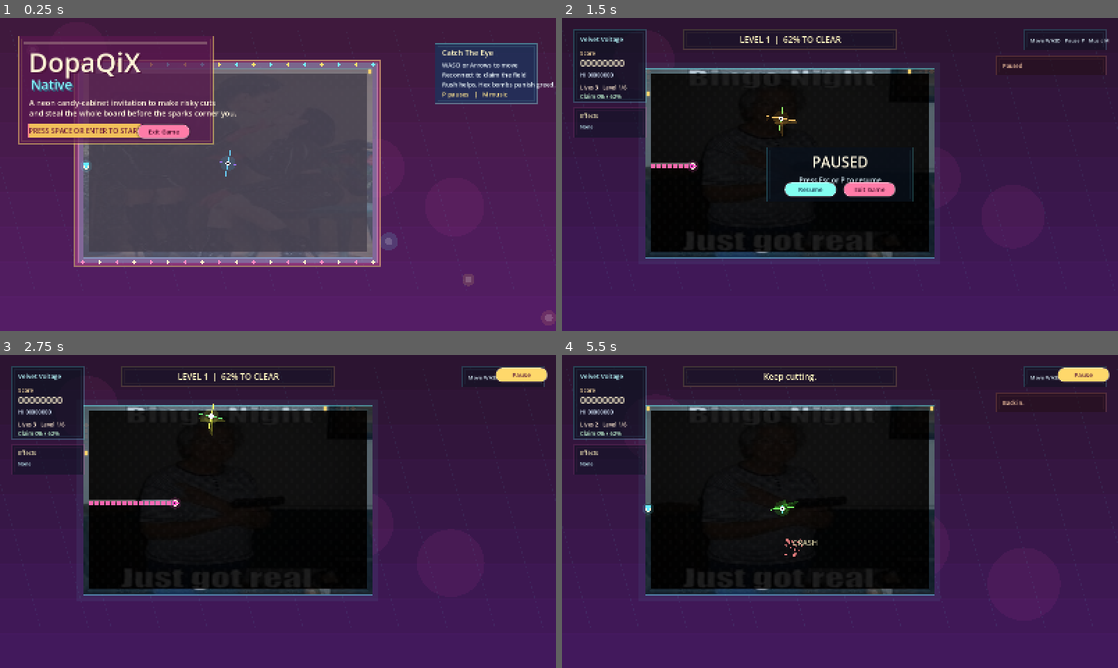
Above: before the commit, frames 1-4 (two rows, left to right).
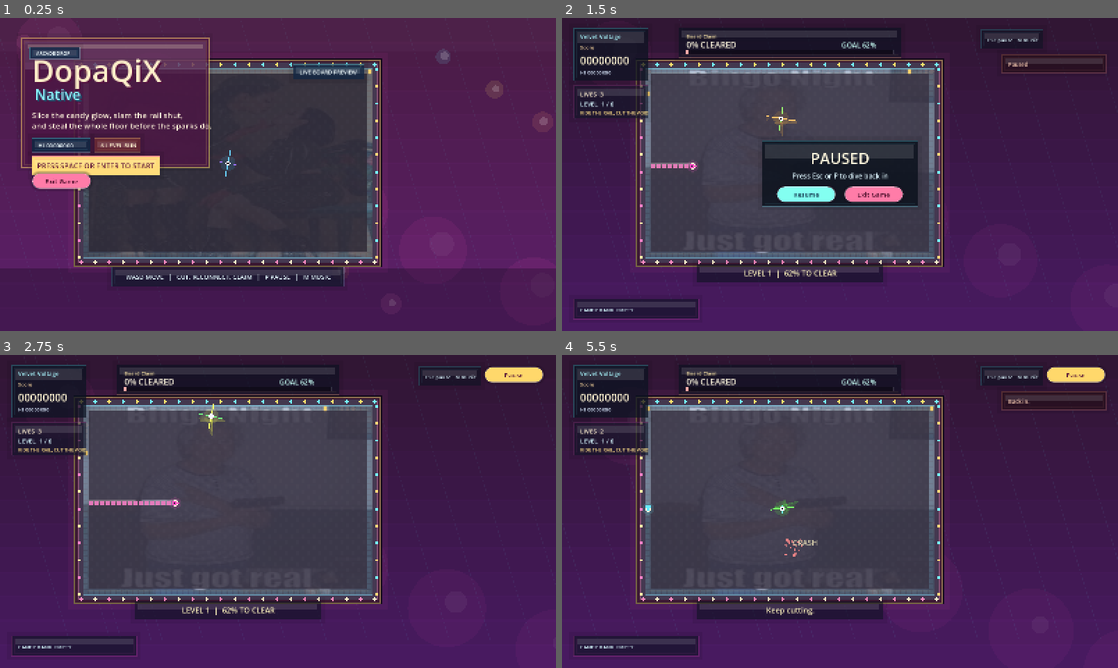
Above: after the commit, the same moments.

Repository: soolafsen/DopaQix
Game: Godot game, scene res://main.tscn
The game is run twice, just before and just after one commit, with the same random seed, the same clock (stepped at 60 frames per second) and the same inputs.
Inputs:
- Up to frame 1 (0.25 s): no input
- Up to frame 2 (1.5 s): tap Enter at 0.5 s; hold D (move_right) 0.53-1.25 s; tap Space (accept) at 0.6 s; click "Pause" at 1.25 s
- Up to frame 3 (2.75 s): click "Resume" at 2 s
- Up to frame 4 (5.5 s): hold S (move_down) 2.78-3.53 s; tap one key every 0.75 s from 2.85 s: M (toggle_music) Enter P Space (accept); hold D (move_right) 3.53-4.28 s; hold W (move_up) 4.28-5.03 s; hold A (move_left) from 5.03 s (still down)

The runs differ from the first frame. In frame 1, 23% of the frame differs, in the area x 0-100%, y 0-99%; in frame 2, 39%; in frame 3, 41%; in frame 4, 42%, in the area x 2-99%, y 3-97%.

Commit message:
feat(visuals): polish arcade presentation
Rework the native Godot presentation so the game reads like a candy arcade cabinet instead of a debug dashboard.

- rebuild the title screen around one stronger marquee and CTA
- restyle the board frame, backdrop, HUD, and modal overlays
- include the refreshed Windows ZIP artifact for branch-based download release

Diff:
--- a/scripts/game.gd
+++ b/scripts/game.gd
@@ -1193,8 +1193,8 @@
 func _make_ui_button(label: String, fill: Color, font_color: Color) -> Button:
 	var button := Button.new()
 	button.text = label
-	button.custom_minimum_size = Vector2(150.0, 42.0)
-	button.add_theme_font_size_override("font_size", 18)
+	button.custom_minimum_size = Vector2(170.0, 46.0)
+	button.add_theme_font_size_override("font_size", 19)
 	button.add_theme_color_override("font_color", font_color)
 	button.add_theme_color_override("font_hover_color", font_color)
 	button.add_theme_color_override("font_pressed_color", font_color)
@@ -1202,20 +1202,22 @@
 
 	var normal := StyleBoxFlat.new()
 	normal.bg_color = fill
-	normal.border_color = _with_alpha(Color.WHITE, 0.32)
+	normal.border_color = _with_alpha(Color.WHITE, 0.28)
 	normal.border_width_left = 2
 	normal.border_width_top = 2
 	normal.border_width_right = 2
 	normal.border_width_bottom = 2
-	normal.corner_radius_top_left = 18
-	normal.corner_radius_top_right = 18
-	normal.corner_radius_bottom_left = 18
-	normal.corner_radius_bottom_right = 18
-	normal.shadow_color = _with_alpha(Color("2b0d1b"), 0.32)
-	normal.shadow_size = 5
+	normal.corner_radius_top_left = 22
+	normal.corner_radius_top_right = 22
+	normal.corner_radius_bottom_left = 22
+	normal.corner_radius_bottom_right = 22
+	normal.shadow_color = _with_alpha(Color("18091b"), 0.4)
+	normal.shadow_size = 8
+	normal.content_margin_left = 18.0
+	normal.content_margin_right = 18.0
 
 	var hover := normal.duplicate()
-	hover.bg_color = fill.lightened(0.08)
+	hover.bg_color = fill.lightened(0.11)
 
 	var pressed := normal.duplicate()
 	pressed.bg_color = fill.darkened(0.08)
@@ -1229,19 +1231,19 @@
 
 func _layout_ui() -> void:
 	if pause_button != null:
-		pause_button.position = Vector2(size.x - 174.0, 36.0)
+		pause_button.position = Vector2(size.x - 206.0, 34.0)
 
 	if state_name == "title":
 		if exit_button != null:
-			exit_button.position = Vector2(396.0, 306.0)
+			exit_button.position = Vector2(92.0, 446.0)
 	elif state_name == "paused":
 		if resume_button != null:
-			resume_button.position = Vector2(size.x * 0.5 - 160.0, size.y * 0.5 + 22.0)
+			resume_button.position = Vector2(size.x * 0.5 - 182.0, size.y * 0.5 + 34.0)
 		if exit_button != null:
-			exit_button.position = Vector2(size.x * 0.5 + 10.0, size.y * 0.5 + 22.0)
+			exit_button.position = Vector2(size.x * 0.5 + 12.0, size.y * 0.5 + 34.0)
 	elif state_name == "game_over":
 		if exit_button != null:
-			exit_button.position = Vector2(size.x * 0.5 - 75.0, size.y * 0.5 + 82.0)
+			exit_button.position = Vector2(size.x * 0.5 - 85.0, size.y * 0.5 + 106.0)
 
 
 func _refresh_ui() -> void:
@@ -1289,37 +1291,38 @@
 func _draw_backdrop() -> void:
 	draw_rect(Rect2(Vector2.ZERO, size), _theme_color("bg_a"), true)
 	var title_mode := state_name == "title"
-	for band in range(10):
-		var t := float(band) / 9.0
+	for band in range(14):
+		var t := float(band) / 13.0
 		var y := lerpf(0.0, size.y, t)
-		var color := _theme_color("bg_a").lerp(_theme_color("bg_b"), t).lerp(_theme_color("bg_c"), 0.24 if title_mode else 0.16)
+		var color := _theme_color("bg_a").lerp(_theme_color("bg_b"), t).lerp(_theme_color("bg_c"), 0.28 if title_mode else 0.18)
 		color.a = 0.96
-		draw_rect(Rect2(Vector2(0.0, y), Vector2(size.x, size.y / 9.0 + 4.0)), color, true)
-
-	for blob in range(5):
-		var wobble := title_phase * (0.12 + blob * 0.028)
+		draw_rect(Rect2(Vector2(0.0, y), Vector2(size.x, size.y / 13.0 + 5.0)), color, true)
+
+	for blob in range(7):
+		var wobble := title_phase * (0.11 + blob * 0.024)
 		var center := Vector2(
-			220.0 + blob * 285.0 + sin(wobble * 1.4 + blob) * 64.0,
-			90.0 + fmod(blob * 112.0 + title_phase * 22.0, size.y + 180.0)
+			140.0 + blob * 235.0 + sin(wobble * 1.4 + blob) * 74.0,
+			72.0 + fmod(blob * 118.0 + title_phase * 24.0, size.y + 220.0)
 		)
 		var glow := _theme_color("bg_c")
-		glow.a = 0.07
-		draw_circle(center, 84.0 + sin(wobble) * 22.0, glow)
-
-	for stripe in range(14):
-		var offset := fmod(title_phase * 88.0 + stripe * 138.0, size.x + 260.0) - 130.0
+		glow.a = 0.08 if title_mode else 0.05
+		draw_circle(center, 96.0 + sin(wobble) * 28.0, glow)
+		draw_circle(center + Vector2(26.0, -18.0), 28.0 + cos(wobble * 1.6) * 7.0, _with_alpha(Color.WHITE, 0.045))
+
+	for stripe in range(18):
+		var offset := fmod(title_phase * 94.0 + stripe * 118.0, size.x + 320.0) - 160.0
 		var stripe_color := _theme_color("rail")
-		stripe_color.a = 0.06 + danger_level * 0.04
+		stripe_color.a = 0.05 + danger_level * 0.04
 		draw_line(
-			Vector2(offset, BOARD_RECT.position.y - 110.0),
-			Vector2(offset + 210.0, BOARD_RECT.end.y + 100.0),
+			Vector2(offset, BOARD_RECT.position.y - 150.0),
+			Vector2(offset + 250.0, BOARD_RECT.end.y + 128.0),
 			stripe_color,
-			1.5
+			1.8
 		)
 	if title_mode:
-		for candy in range(9):
-			var x := 90.0 + candy * 210.0 + sin(title_phase * 0.8 + candy) * 24.0
-			var y := 88.0 + fmod(110.0 * candy + title_phase * 18.0, size.y - 120.0)
+		for candy in range(12):
+			var x := 64.0 + candy * 134.0 + sin(title_phase * 0.9 + candy * 0.7) * 24.0
+			var y := 64.0 + fmod(94.0 * candy + title_phase * 22.0, size.y - 96.0)
 			var candy_palette: Array = [
 				Color("ff75c8"),
 				Color("6ff7ff"),
@@ -1327,28 +1330,42 @@
 				Color("ff9f68")
 			]
 			var candy_color: Color = candy_palette[candy % 4]
-			draw_circle(Vector2(x, y), 18.0 + (candy % 3) * 4.0, _with_alpha(candy_color, 0.14))
-			draw_circle(Vector2(x, y), 9.0 + (candy % 2) * 2.0, _with_alpha(Color.WHITE, 0.18))
+			draw_circle(Vector2(x, y), 22.0 + (candy % 3) * 4.0, _with_alpha(candy_color, 0.12))
+			draw_circle(Vector2(x + 3.0, y - 2.0), 10.0 + (candy % 2) * 2.0, _with_alpha(Color.WHITE, 0.17))
+		draw_rect(Rect2(Vector2(0.0, size.y - 180.0), Vector2(size.x, 180.0)), _with_alpha(Color("05070f"), 0.28), true)
+		draw_rect(Rect2(Vector2(0.0, 0.0), Vector2(size.x, 96.0)), _with_alpha(Color.WHITE, 0.025), true)
 
 
 func _draw_board() -> void:
 	var board := BOARD_RECT
-	var outer := board.grow(18.0)
-	draw_rect(_shift_rect(outer, camera_offset * 0.35), _with_alpha(_theme_color("rail"), 0.06), true)
-	draw_rect(_shift_rect(board, camera_offset * 0.2), _with_alpha(Color("04060d"), 0.82), true)
+	var frame := board.grow(28.0)
+	var outer := frame.grow(16.0)
+	draw_rect(_shift_rect(outer, camera_offset * 0.38), _with_alpha(_theme_color("bg_c"), 0.055), true)
+	draw_rect(_shift_rect(frame, camera_offset * 0.3), _with_alpha(Color("0e0817"), 0.92), true)
+	draw_rect(_shift_rect(board, camera_offset * 0.2), _with_alpha(Color("02040a"), 0.88), true)
 	if current_background != null:
-		draw_texture_rect(current_background, _shift_rect(board, camera_offset * 0.12), false, Color(1, 1, 1, 0.78))
+		var bg_alpha := 0.62 if state_name == "title" else 0.76
+		draw_texture_rect(current_background, _shift_rect(board, camera_offset * 0.12), false, Color(1, 1, 1, bg_alpha))
+
+	for scan in range(18):
+		var scan_y := board.position.y + 12.0 + scan * ((board.size.y - 24.0) / 17.0)
+		draw_rect(Rect2(Vector2(board.position.x + 8.0, scan_y), Vector2(board.size.x - 16.0, 2.0)), _with_alpha(Color.WHITE, 0.018), true)
 
 	for row in range(ROWS):
 		for col in range(COLS):
 			var rect: Rect2 = _shift_rect(_cell_rect(col, row), camera_offset * 0.24)
 			match grid[row][col]:
 				TILE_EMPTY:
-					draw_rect(rect, Color(0, 0, 0, 0.86), true)
+					var empty_color := Color("060912")
+					empty_color.a = 0.86
+					draw_rect(rect, empty_color, true)
 					if (col + row) % 2 == 0:
-						draw_rect(rect.grow(-3.0), Color(1, 1, 1, 0.015), true)
+						draw_rect(rect.grow(-3.0), Color(1, 1, 1, 0.018), true)
 				TILE_SAFE:
-					draw_rect(rect, _theme_color("claim_fill"), true)
+					var claim_color := _theme_color("claim_fill")
+					claim_color.a = max(claim_color.a, 0.18)
+					draw_rect(rect, claim_color, true)
+					draw_rect(rect.grow(-2.0), _with_alpha(_theme_color("rail"), 0.08), true)
 					draw_rect(rect.grow(-1.0), _with_alpha(_theme_color("rail"), 0.18), false, 1.0)
 				TILE_TRAIL:
 					var pulse := _trail_color()
@@ -1356,11 +1373,14 @@
 					draw_rect(rect.grow(-2.0), pulse, true)
 					draw_rect(rect.grow(-0.75), Color.WHITE, false, 1.0)
 
-	draw_rect(_shift_rect(board, camera_offset * 0.18), _with_alpha(_theme_color("rail"), 0.46), false, 3.0)
-	draw_rect(_shift_rect(board.grow(-12.0), camera_offset * 0.08), _with_alpha(_theme_color("rail"), 0.07), false, 2.0)
+	draw_rect(_shift_rect(board, camera_offset * 0.18), _with_alpha(_theme_color("rail"), 0.54), false, 3.0)
+	draw_rect(_shift_rect(board.grow(-12.0), camera_offset * 0.08), _with_alpha(_theme_color("trail_a"), 0.08), false, 2.0)
+	_draw_candy_frame(board)
 	if state_name == "title":
-		_draw_candy_frame(board)
-		draw_rect(board, Color(0, 0, 0, 0.22), true)
+		draw_rect(board, Color(0, 0, 0, 0.2), true)
+		var preview_tag := Rect2(Vector2(board.end.x - 228.0, board.position.y - 12.0), Vector2(204.0, 42.0))
+		_draw_panel(preview_tag, Color("132844", 0.82), _with_alpha(Color("8dfcff"), 0.32))
+		_draw_label(preview_tag.position + Vector2(18.0, 28.0), "LIVE BOARD PREVIEW", 16, Color("f2fdff"))
 
 
 func _draw_player() -> void:
@@ -1469,77 +1489,96 @@
 
 
 func _draw_hud() -> void:
-	var left_panel := Rect2(Vector2(34.0, 34.0), Vector2(208.0, 208.0))
-	_draw_panel(left_panel, Color("0b1220", 0.64), _with_alpha(_theme_color("rail"), 0.22))
-	_draw_label(left_panel.position + Vector2(18.0, 34.0), current_theme.get("name", "Arcade"), 18, Color("b9fbff"))
-	_draw_label(left_panel.position + Vector2(18.0, 74.0), "Score", 16, Color("ffe0a6"))
-	_draw_label(left_panel.position + Vector2(18.0, 106.0), "%08d" % score, 28, Color("fff3d1"))
-	_draw_label(left_panel.position + Vector2(18.0, 136.0), "Hi %08d" % high_score, 16, Color("d8eaff"))
-	_draw_label(left_panel.position + Vector2(18.0, 172.0), "Lives %d   Level %d/%d" % [lives, level, FINAL_LEVEL], 16, Color("ffe9d1"))
-	_draw_label(left_panel.position + Vector2(18.0, 198.0), "Claim %d%% / %d%%" % [int(capture_percent), capture_goal], 16, Color("c8ffda"))
+	var stat_panel := Rect2(Vector2(34.0, 30.0), Vector2(214.0, 150.0))
+	_draw_panel(stat_panel, Color("0b1321", 0.74), _with_alpha(_theme_color("rail"), 0.24))
+	_draw_label(stat_panel.position + Vector2(18.0, 30.0), current_theme.get("name", "Arcade"), 17, Color("aaf8ff"))
+	_draw_label(stat_panel.position + Vector2(18.0, 60.0), "Score", 15, Color("ffdba1"))
+	_draw_label(stat_panel.position + Vector2(18.0, 104.0), "%08d" % score, 31, Color("fff4d2"))
+	_draw_label(stat_panel.position + Vector2(18.0, 132.0), "HI %08d" % high_score, 15, Color("dceaff"))
+
+	var life_panel := Rect2(Vector2(34.0, 194.0), Vector2(214.0, 94.0))
+	_draw_panel(life_panel, Color("111527", 0.62), _with_alpha(_theme_color("trail_b"), 0.18))
+	_draw_label(life_panel.position + Vector2(18.0, 32.0), "LIVES  %d" % lives, 18, Color("fff0d1"))
+	_draw_label(life_panel.position + Vector2(18.0, 60.0), "LEVEL  %d / %d" % [level, FINAL_LEVEL], 18, Color("d7f8ff"))
+	_draw_label(life_panel.position + Vector2(18.0, 84.0), "RIDE THE RAIL, CUT THE VOID", 14, Color("ffdf88"))
+
+	var progress_panel := Rect2(Vector2(BOARD_RECT.position.x + 96.0, 28.0), Vector2(BOARD_RECT.size.x - 192.0, 86.0))
+	_draw_panel(progress_panel, Color("09111f", 0.6), _with_alpha(_theme_color("trail_a"), 0.18))
+	_draw_label(progress_panel.position + Vector2(22.0, 30.0), "Board Claim", 15, Color("ffe9a8"))
+	_draw_label(progress_panel.position + Vector2(22.0, 58.0), "%d%% CLEARED" % int(capture_percent), 24, Color("fff8e0"))
+	_draw_label(progress_panel.position + Vector2(progress_panel.size.x - 172.0, 58.0), "GOAL %d%%" % capture_goal, 20, Color("c8fff6"))
+	var meter_rect := Rect2(progress_panel.position + Vector2(22.0, 64.0), Vector2(progress_panel.size.x - 44.0, 12.0))
+	_draw_progress_bar(meter_rect, capture_percent / max(1.0, float(capture_goal)), _theme_color("trail_a"), _theme_color("trail_b"))
+
+	var utility_panel := Rect2(Vector2(size.x - 394.0, 34.0), Vector2(178.0, 54.0))
+	_draw_panel(utility_panel, Color("0c1321", 0.56), _with_alpha(_theme_color("rail"), 0.18))
+	_draw_label(utility_panel.position + Vector2(18.0, 35.0), "ESC pause   M music", 15, Color("def8ff"))
 
 	var effects := []
 	for key in ["rush", "shield", "hex"]:
 		if _effect_active(key):
 			effects.append("%s %.0fs" % [PICKUP_META[key]["title"], ceil(active_effects[key])])
-	var effect_panel := Rect2(Vector2(34.0, 258.0), Vector2(208.0, 86.0))
-	_draw_panel(effect_panel, Color("0b1220", 0.52), _with_alpha(_theme_color("trail_b"), 0.18))
-	_draw_label(effect_panel.position + Vector2(18.0, 30.0), "Effects", 16, Color("fff3bf"))
-	_draw_label(effect_panel.position + Vector2(18.0, 60.0), "None" if effects.is_empty() else " | ".join(effects), 14, Color("c8f7ff"))
-
-	var utility_panel := Rect2(Vector2(size.x - 270.0, 34.0), Vector2(236.0, 58.0))
-	_draw_panel(utility_panel, Color("0b1220", 0.5), _with_alpha(_theme_color("rail"), 0.18))
-	_draw_label(utility_panel.position + Vector2(18.0, 36.0), "Move WASD   Pause P   Music M", 15, Color("dff7ff"))
+	var effect_panel := Rect2(Vector2(34.0, size.y - 92.0), Vector2(360.0, 58.0))
+	_draw_panel(effect_panel, Color("0c1321", 0.58), _with_alpha(_theme_color("trail_b"), 0.18))
+	_draw_label(effect_panel.position + Vector2(18.0, 37.0), "CANDY BANK  " + ("EMPTY" if effects.is_empty() else " | ".join(effects)), 15, Color("d7fbff"))
 
 	if status_message != "":
-		var status_panel := Rect2(Vector2(size.x - 350.0, 110.0), Vector2(316.0, 54.0))
-		_draw_panel(status_panel, Color("220d13", 0.52), _with_alpha(Color("ff9d7a"), 0.18))
-		_draw_label(status_panel.position + Vector2(18.0, 34.0), status_message, 16, Color("ffcfaa"))
+		var status_panel := Rect2(Vector2(size.x - 334.0, 106.0), Vector2(300.0, 52.0))
+		_draw_panel(status_panel, Color("220d13", 0.56), _with_alpha(Color("ff9d7a"), 0.2))
+		_draw_label(status_panel.position + Vector2(18.0, 34.0), status_message, 16, Color("ffd3b8"))
 	if banner_timer > 0.0:
-		var banner_rect := Rect2(Vector2(BOARD_RECT.position.x + 110.0, 34.0), Vector2(BOARD_RECT.size.x - 220.0, 56.0))
-		_draw_panel(banner_rect, Color("0b1220", 0.42), _with_alpha(_theme_color("trail_a"), 0.15))
-		_draw_centered_label(Vector2(banner_rect.get_center().x, banner_rect.position.y + 37.0), banner_text, 24, Color("fff6bf"))
+		var banner_rect := Rect2(Vector2(BOARD_RECT.position.x + 148.0, BOARD_RECT.end.y + 18.0), Vector2(BOARD_RECT.size.x - 296.0, 52.0))
+		_draw_panel(banner_rect, Color("0c1220", 0.56), _with_alpha(_theme_color("trail_a"), 0.2))
+		_draw_centered_label(Vector2(banner_rect.get_center().x, banner_rect.position.y + 34.0), banner_text, 22, Color("fff6bf"))
 
 
 func _draw_overlay() -> void:
 	if state_name == "title":
-		var marquee := Rect2(Vector2(54.0, 52.0), Vector2(560.0, 310.0))
-		_draw_panel(marquee, Color("5b184f", 0.72), _with_alpha(Color("ffd86b"), 0.52))
-		draw_rect(Rect2(marquee.position + Vector2(16.0, 16.0), Vector2(marquee.size.x - 32.0, 10.0)), _with_alpha(Color("fff8cb"), 0.25), true)
-		_draw_shadowed_label(marquee.position + Vector2(28.0, 104.0), "DopaQiX", 76, Color("4a103a", 0.95), Color("fff6d8"))
-		_draw_shadowed_label(marquee.position + Vector2(34.0, 154.0), "Native", 38, Color("2a5f7a", 0.92), Color("84f8ff"))
-		_draw_label(marquee.position + Vector2(30.0, 200.0), "A neon candy-cabinet invitation to make risky cuts", 22, Color("fff4da"))
-		_draw_label(marquee.position + Vector2(30.0, 230.0), "and steal the whole board before the sparks corner you.", 22, Color("fff4da"))
-		var cta := Rect2(marquee.position + Vector2(28.0, 252.0), Vector2(324.0, 40.0))
-		_draw_panel(cta, Color("ffcf5b", 0.92), _with_alpha(Color("ff5fa2"), 0.68))
-		_draw_centered_label(Vector2(cta.get_center().x, cta.position.y + 28.0), "PRESS SPACE OR ENTER TO START", 20, Color("6f1b39"))
-		var info := Rect2(Vector2(size.x - 348.0, 74.0), Vector2(294.0, 172.0))
-		_draw_panel(info, Color("143860", 0.64), _with_alpha(Color("88fff7"), 0.36))
-		_draw_label(info.position + Vector2(20.0, 34.0), "Catch The Eye", 22, Color("fff6c4"))
-		_draw_label(info.position + Vector2(20.0, 68.0), "WASD or Arrows to move", 18, Color("effcff"))
-		_draw_label(info.position + Vector2(20.0, 96.0), "Reconnect to claim the field", 18, Color("effcff"))
-		_draw_label(info.position + Vector2(20.0, 124.0), "Rush helps. Hex bombs punish greed.", 18, Color("effcff"))
-		_draw_label(info.position + Vector2(20.0, 152.0), "P pauses   |   M music", 18, Color("ffe58f"))
+		var marquee := Rect2(Vector2(62.0, 58.0), Vector2(540.0, 372.0))
+		_draw_panel(marquee, Color("4d1645", 0.82), _with_alpha(Color("ffd36b"), 0.5))
+		draw_rect(Rect2(marquee.position + Vector2(18.0, 18.0), Vector2(marquee.size.x - 36.0, 12.0)), _with_alpha(Color("fff7c8"), 0.22), true)
+		var badge := Rect2(marquee.position + Vector2(24.0, 26.0), Vector2(144.0, 34.0))
+		_draw_panel(badge, Color("102a47", 0.82), _with_alpha(Color("8dfcff"), 0.28))
+		_draw_label(badge.position + Vector2(18.0, 23.0), "ARCADE DROP", 14, Color("f0fdff"))
+		_draw_shadowed_label(marquee.position + Vector2(30.0, 126.0), "DopaQiX", 88, Color("53113f"), Color("fff1cb"))
+		_draw_shadowed_label(marquee.position + Vector2(38.0, 178.0), "Native", 42, Color("1a4d68"), Color("8cf8ff"))
+		_draw_label(marquee.position + Vector2(30.0, 230.0), "Slice the candy glow, slam the rail shut,", 23, Color("fff4da"))
+		_draw_label(marquee.position + Vector2(30.0, 260.0), "and steal the whole floor before the sparks do.", 23, Color("fff4da"))
+		var high_badge := Rect2(marquee.position + Vector2(30.0, 288.0), Vector2(168.0, 40.0))
+		_draw_panel(high_badge, Color("0f2742", 0.86), _with_alpha(Color("7defff"), 0.28))
+		_draw_label(high_badge.position + Vector2(18.0, 27.0), "HI %08d" % high_score, 17, Color("effdff"))
+		var level_badge := Rect2(marquee.position + Vector2(210.0, 288.0), Vector2(132.0, 40.0))
+		_draw_panel(level_badge, Color("6c2a33", 0.82), _with_alpha(Color("ffd981"), 0.26))
+		_draw_label(level_badge.position + Vector2(18.0, 27.0), "%d LEVEL RUN" % FINAL_LEVEL, 17, Color("fff3cf"))
+		var cta_fill := Color("ffd56d")
+		cta_fill = cta_fill.lerp(Color("fff2a1"), 0.18 + sin(title_phase * 4.0) * 0.08)
+		var cta := Rect2(marquee.position + Vector2(30.0, 340.0), Vector2(368.0, 54.0))
+		_draw_panel(cta, cta_fill, _with_alpha(Color("ff5ea4"), 0.52))
+		_draw_centered_label(Vector2(cta.get_center().x, cta.position.y + 35.0), "PRESS SPACE OR ENTER TO START", 21, Color("67213c"))
+		var strip := Rect2(Vector2(BOARD_RECT.position.x + 82.0, BOARD_RECT.end.y + 26.0), Vector2(BOARD_RECT.size.x - 164.0, 56.0))
+		_draw_panel(strip, Color("10182a", 0.68), _with_alpha(Color("7ef9ff"), 0.16))
+		_draw_centered_label(Vector2(strip.get_center().x, strip.position.y + 35.0), "WASD MOVE   |   CUT, RECONNECT, CLAIM   |   P PAUSE   |   M MUSIC", 18, Color("e6fbff"))
 	elif state_name == "paused":
-		var modal := Rect2(Vector2(size.x * 0.5 - 210.0, size.y * 0.5 - 78.0), Vector2(420.0, 156.0))
-		_draw_panel(modal, Color("09101b", 0.78), _with_alpha(_theme_color("rail"), 0.22))
-		_draw_centered_label(Vector2(modal.get_center().x, modal.position.y + 58.0), "PAUSED", 42, Color("fff7dd"))
-		_draw_centered_label(Vector2(modal.get_center().x, modal.position.y + 102.0), "Press Esc or P to resume", 20, Color("dff7ff"))
+		var modal := Rect2(Vector2(size.x * 0.5 - 224.0, size.y * 0.5 - 96.0), Vector2(448.0, 188.0))
+		_draw_panel(modal, Color("09101b", 0.8), _with_alpha(_theme_color("rail"), 0.24))
+		_draw_centered_label(Vector2(modal.get_center().x, modal.position.y + 66.0), "PAUSED", 44, Color("fff7dd"))
+		_draw_centered_label(Vector2(modal.get_center().x, modal.position.y + 108.0), "Press Esc or P to dive back in", 20, Color("dff7ff"))
 	elif state_name == "death":
-		var modal := Rect2(Vector2(size.x * 0.5 - 220.0, size.y * 0.5 - 74.0), Vector2(440.0, 148.0))
-		_draw_panel(modal, Color("220d13", 0.8), _with_alpha(Color("ff8c73"), 0.22))
-		_draw_centered_label(Vector2(modal.get_center().x, modal.position.y + 54.0), "CRASH", 40, Color("fff0dc"))
-		_draw_centered_label(Vector2(modal.get_center().x, modal.position.y + 96.0), status_message, 18, Color("ffd0c0"))
+		var modal := Rect2(Vector2(size.x * 0.5 - 228.0, size.y * 0.5 - 84.0), Vector2(456.0, 168.0))
+		_draw_panel(modal, Color("220d13", 0.82), _with_alpha(Color("ff8c73"), 0.24))
+		_draw_centered_label(Vector2(modal.get_center().x, modal.position.y + 60.0), "CRASH", 42, Color("fff0dc"))
+		_draw_centered_label(Vector2(modal.get_center().x, modal.position.y + 104.0), status_message, 18, Color("ffd0c0"))
 	elif state_name == "game_over":
-		var modal := Rect2(Vector2(size.x * 0.5 - 250.0, size.y * 0.5 - 100.0), Vector2(500.0, 200.0))
-		_draw_panel(modal, Color("09101b", 0.84), _with_alpha(_theme_color("rail"), 0.2))
+		var modal := Rect2(Vector2(size.x * 0.5 - 264.0, size.y * 0.5 - 122.0), Vector2(528.0, 244.0))
+		_draw_panel(modal, Color("09101b", 0.84), _with_alpha(_theme_color("rail"), 0.22))
 		if run_won:
-			_draw_centered_label(Vector2(modal.get_center().x, modal.position.y + 64.0), "SYSTEM OVERLOADED", 42, Color("fff7d8"))
-			_draw_centered_label(Vector2(modal.get_center().x, modal.position.y + 106.0), "You own the board.", 20, Color("dffcff"))
+			_draw_centered_label(Vector2(modal.get_center().x, modal.position.y + 72.0), "SYSTEM OVERLOADED", 44, Color("fff7d8"))
+			_draw_centered_label(Vector2(modal.get_center().x, modal.position.y + 118.0), "You own the board.", 22, Color("dffcff"))
 		else:
-			_draw_centered_label(Vector2(modal.get_center().x, modal.position.y + 64.0), "GAME OVER", 42, Color("fff7d8"))
-			_draw_centered_label(Vector2(modal.get_center().x, modal.position.y + 106.0), status_message if status_message != "" else "The board bit back.", 20, Color("ffd4c4"))
-		_draw_centered_label(Vector2(modal.get_center().x, modal.position.y + 152.0), "Press Space or Enter to run it again", 20, Color("ffe46a"))
+			_draw_centered_label(Vector2(modal.get_center().x, modal.position.y + 72.0), "GAME OVER", 44, Color("fff7d8"))
+			_draw_centered_label(Vector2(modal.get_center().x, modal.position.y + 118.0), status_message if status_message != "" else "The board bit back.", 22, Color("ffd4c4"))
+		_draw_centered_label(Vector2(modal.get_center().x, modal.position.y + 168.0), "Press Space or Enter to run it again", 21, Color("ffe46a"))
+		_draw_centered_label(Vector2(modal.get_center().x, modal.position.y + 198.0), "High score %08d" % high_score, 18, Color("d4faff"))
 
 
 func _draw_label(position: Vector2, text: String, font_size: int, color: Color) -> void:
@@ -1557,20 +1596,38 @@
 
 
 func _draw_panel(rect: Rect2, fill: Color, stroke: Color) -> void:
+	draw_rect(rect.grow(12.0), _with_alpha(Color.BLACK, 0.08), true)
 	draw_rect(rect, fill, true)
+	var gloss_height: float = max(16.0, rect.size.y * 0.22)
+	draw_rect(Rect2(rect.position + Vector2(10.0, 10.0), Vector2(rect.size.x - 20.0, gloss_height)), _with_alpha(Color.WHITE, min(0.12, fill.a * 0.22)), true)
 	draw_rect(rect, stroke, false, 2.0)
 	draw_rect(rect.grow(-8.0), _with_alpha(stroke, stroke.a * 0.28), false, 1.0)
 
 
+func _draw_progress_bar(rect: Rect2, ratio: float, start_color: Color, end_color: Color) -> void:
+	var clamped_ratio: float = clamp(ratio, 0.0, 1.0)
+	draw_rect(rect, _with_alpha(Color.BLACK, 0.34), true)
+	var fill_width: float = max(8.0, rect.size.x * clamped_ratio)
+	draw_rect(Rect2(rect.position, Vector2(fill_width, rect.size.y)), start_color.lerp(end_color, 0.5), true)
+	draw_rect(Rect2(rect.position + Vector2(3.0, 2.0), Vector2(max(0.0, fill_width - 6.0), max(0.0, rect.size.y * 0.45))), _with_alpha(Color.WHITE, 0.16), true)
+	draw_rect(rect, _with_alpha(Color.WHITE, 0.12), false, 1.0)
+
+
 func _draw_candy_frame(board: Rect2) -> void:
 	var frame := board.grow(24.0)
-	draw_rect(frame, _with_alpha(Color("ff5fa2"), 0.32), true)
-	draw_rect(frame.grow(-8.0), _with_alpha(Color("6df8ff"), 0.24), true)
-	draw_rect(frame, _with_alpha(Color("ffe476"), 0.46), false, 4.0)
-	draw_rect(frame.grow(-10.0), _with_alpha(Color("ff7cb8"), 0.44), false, 3.0)
-	for index in range(18):
-		var px := frame.position.x + 22.0 + index * ((frame.size.x - 44.0) / 17.0)
+	draw_rect(frame, _with_alpha(Color("ff5fa2"), 0.18), true)
+	draw_rect(frame.grow(-8.0), _with_alpha(Color("6df8ff"), 0.14), true)
+	draw_rect(frame, _with_alpha(Color("ffe476"), 0.42), false, 4.0)
+	draw_rect(frame.grow(-10.0), _with_alpha(Color("ff7cb8"), 0.34), false, 3.0)
+	for index in range(22):
+		var px := frame.position.x + 18.0 + index * ((frame.size.x - 36.0) / 21.0)
 		var top_color := Color("ffe66d") if index % 2 == 0 else Color("76faff")
 		var bottom_color := Color("ff8ec6") if index % 2 == 0 else Color("fff4cf")
 		draw_circle(Vector2(px, frame.position.y + 12.0), 4.5, top_color)
 		draw_circle(Vector2(px, frame.end.y - 12.0), 4.5, bottom_color)
+	for index in range(12):
+		var py := frame.position.y + 26.0 + index * ((frame.size.y - 52.0) / 11.0)
+		var left_color := Color("ff82cb") if index % 2 == 0 else Color("fff0a9")
+		var right_color := Color("77fbff") if index % 2 == 0 else Color("ffd879")
+		draw_circle(Vector2(frame.position.x + 12.0, py), 4.0, left_color)
+		draw_circle(Vector2(frame.end.x - 12.0, py), 4.0, right_color)
Not shown, changed: dist/DopaQiXNative-win64.zip
